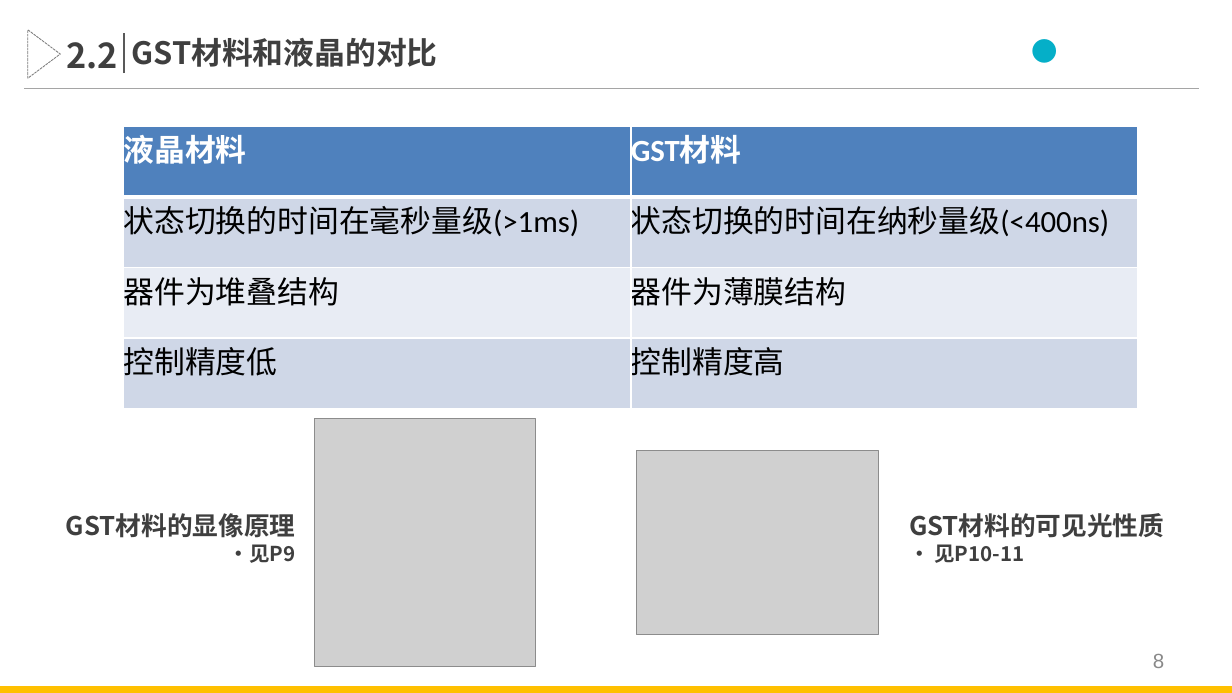
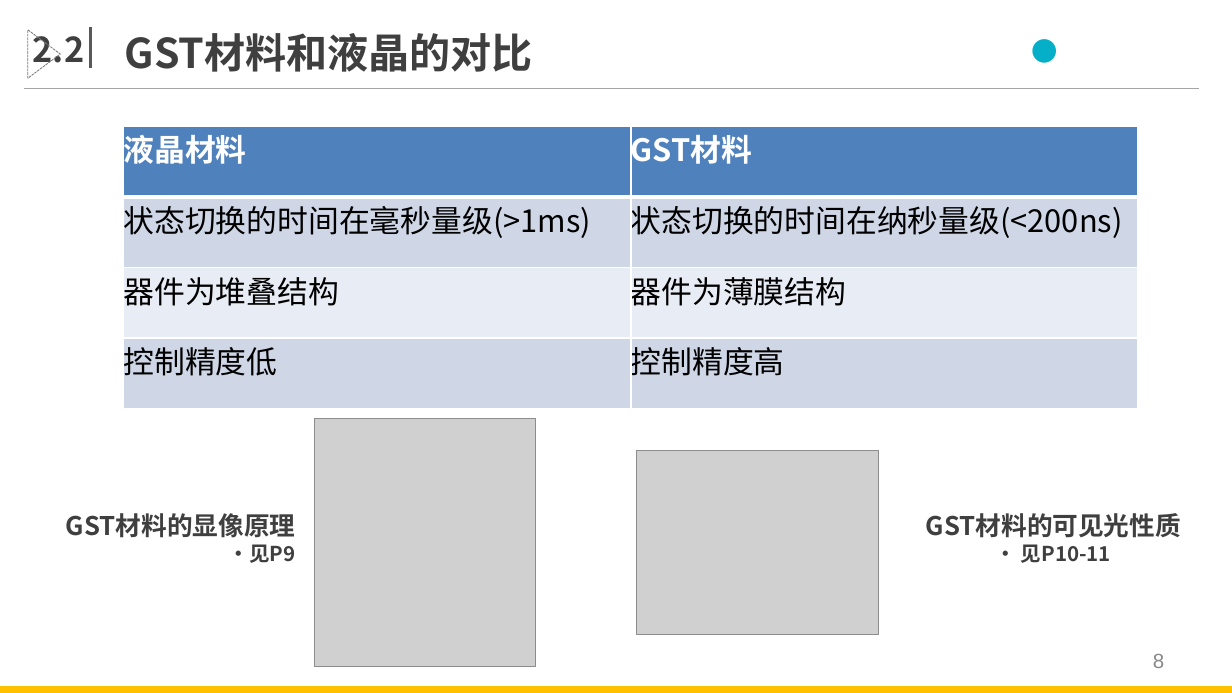
Before and after one commit to Linyu1Bai/ThuEE, a slide deck: slide 8 of Graduation/开题报告.pptx. Drawn at 1232x693 pixels with LibreOffice and Linux fonts; fonts in the diff are those of the drawing; grey boxes stand for pictures. Boxes give left, top, right and bottom in pixels: in the first picture for what was removed or moved away, otherwise in the second. Text is boxed around its words. In the diff, an @@ line names an element or a change of style, - is before the commit and + after.

Commit message:
Some minor changes

```diff
--- a/Graduation/开题报告.pptx
+++ b/Graduation/开题报告.pptx
@@ text "2.2" rewrapped from box(66, 42, 118, 69) to box(33, 34, 85, 71) @@
@@ text "GST材料和液晶的对比" at box(125, 33, 533, 72): size 18 to 24 pt; alignment left to centre @@
@@ line moved from (124, 73) - (124, 33) to (90, 68) - (90, 27) @@
@@ table at box(123, 126, 1138, 480) @@
-row 2, column 2: 状态切换的时间在纳秒量级(<400ns)
+row 2, column 2: 状态切换的时间在纳秒量级(<200ns)
@@ font Calibri to Noto Sans CJK SC in "液晶材料", "GST材料", "状态切换的时间在毫秒量级(>1ms)", "器件为堆叠结构" and 3 more places @@
@@ text "GST材料的可见光性质" at box(926, 513, 1181, 563): alignment left to centre @@
```
Also in this commit, not shown: 12 other slides changed.
